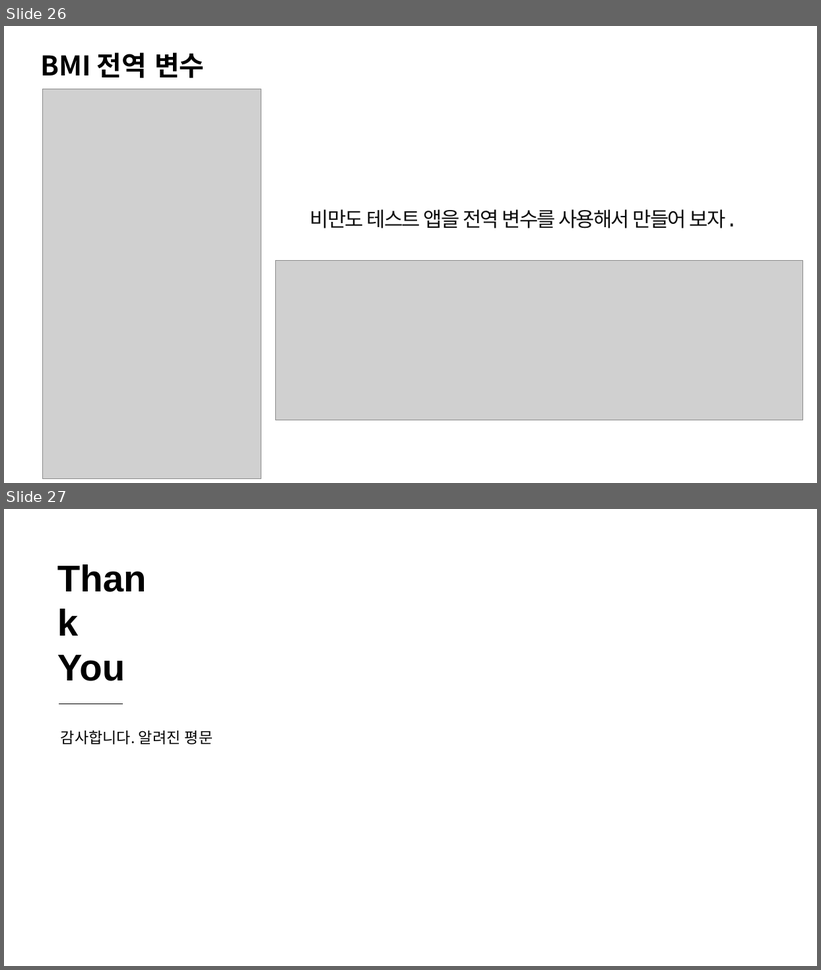
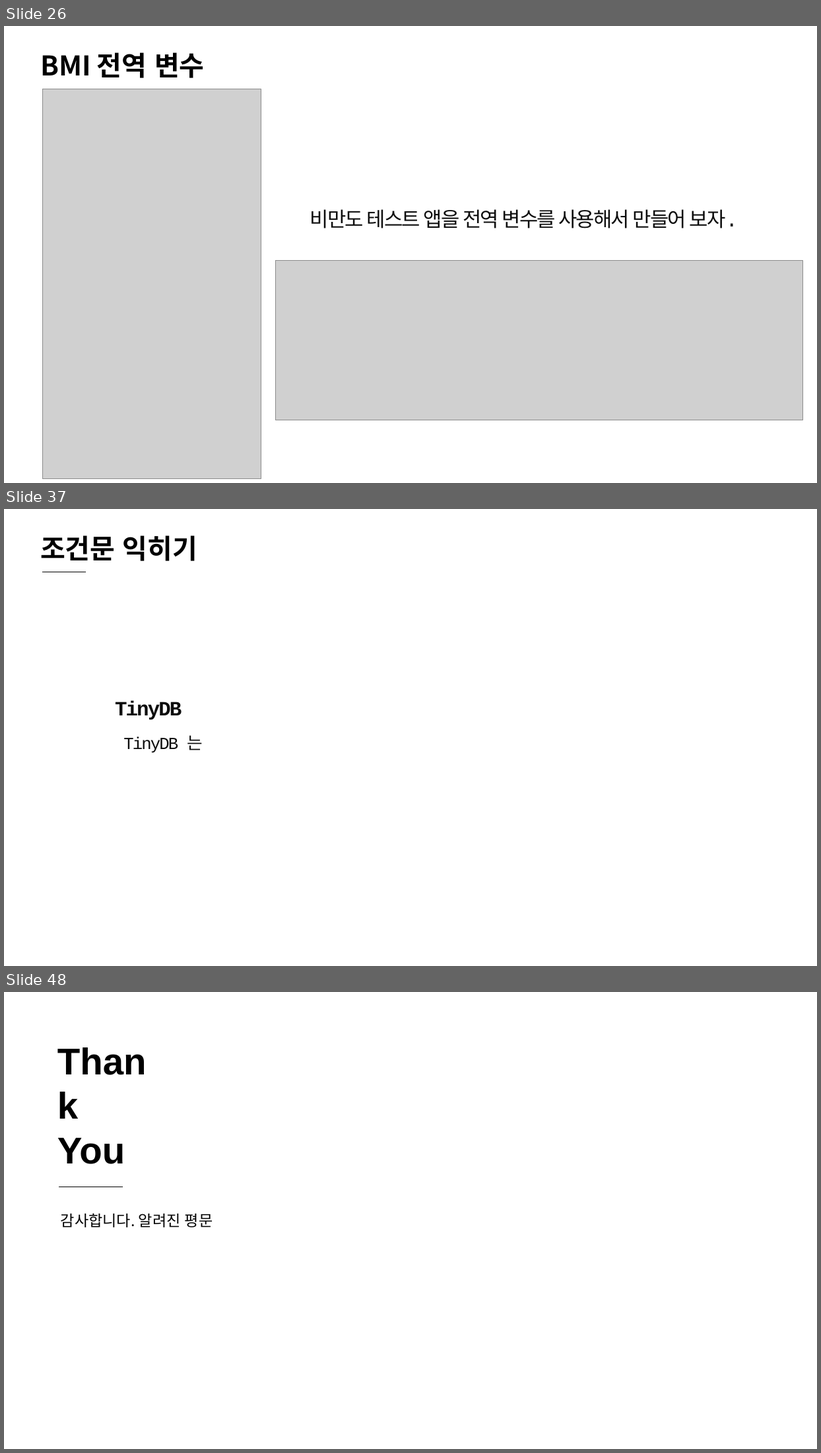
Before and after one commit to sky7th/Kodular, a slide deck: Kodular 기초.pptx. Shown one above the other, each under a label of ours: slides 26 and 27 before the commit, slides 26, 37 and 48 after it; the slides between them are not shown. The pictures are 821x970 and 821x1453 pixels, drawn with LibreOffice and Linux fonts; fonts in the diff are those of the drawing; grey boxes stand for pictures. Boxes give left, top, right and bottom in pixels: in the first picture for what was removed or moved away, otherwise in the second. Text is boxed around its words. In the diff, an @@ line names an element or a change of style, - is before the commit and + after.

```diff
--- a/Kodular 기초.pptx
+++ b/Kodular 기초.pptx
@@ slide 37 added at (4,509,817,966), background #FFFFFF @@
@@ text added at (40,535,197,561), 32 pt, text #000000, bold @@
+조건문 익히기
@@ line added from (42, 572) to (86, 572), #000000 0.5 pt @@
@@ text added at (115,700,182,720), 24 pt, text #0D0D0D, bold @@
+TinyDB
@@ text added at (123,735,203,753), 20 pt, text #0D0D0D @@
+TinyDB 는
@@ what was slide 27 is now slide 48 @@
```
Also in this commit, not shown: 20 other slides added, 6 other files.
